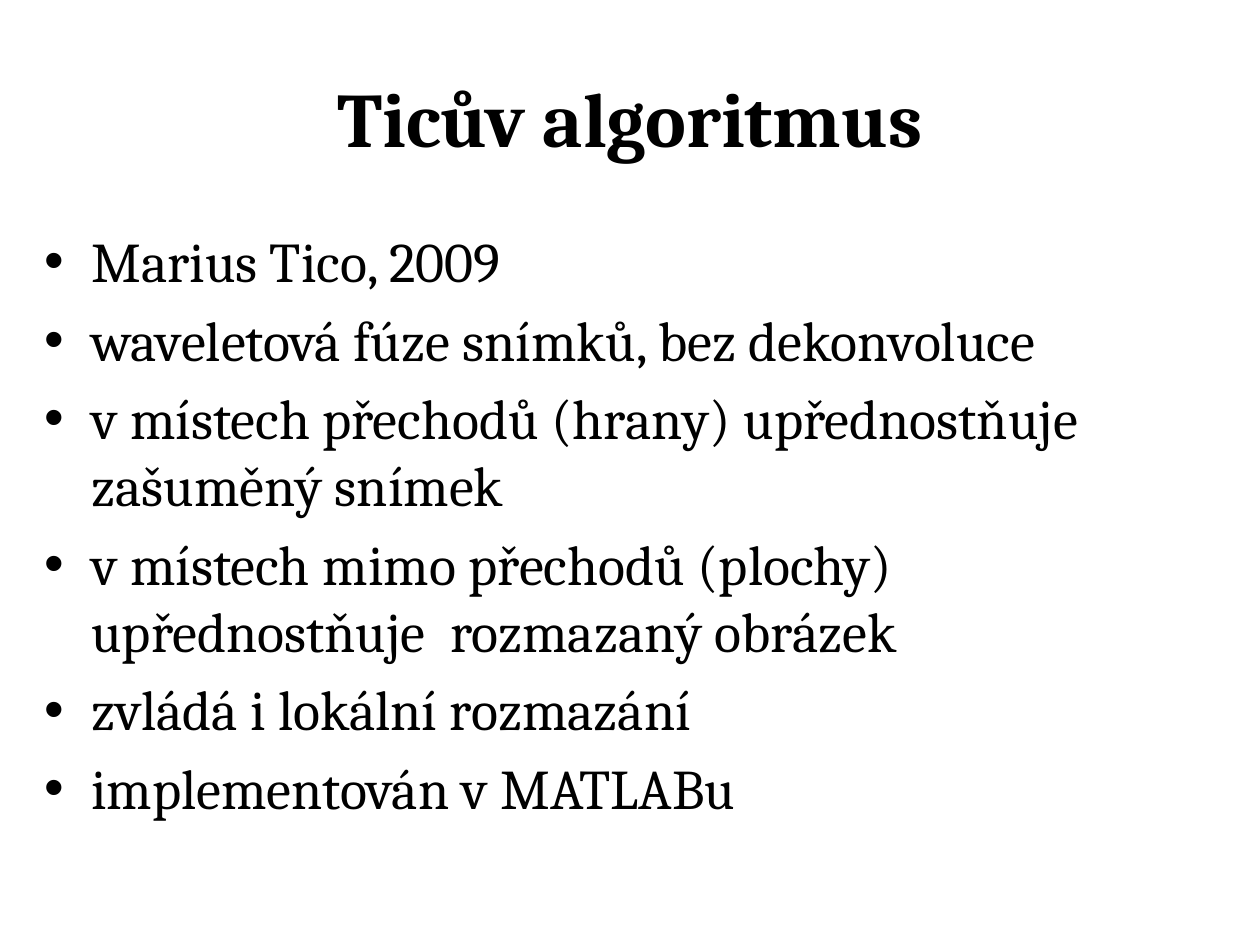
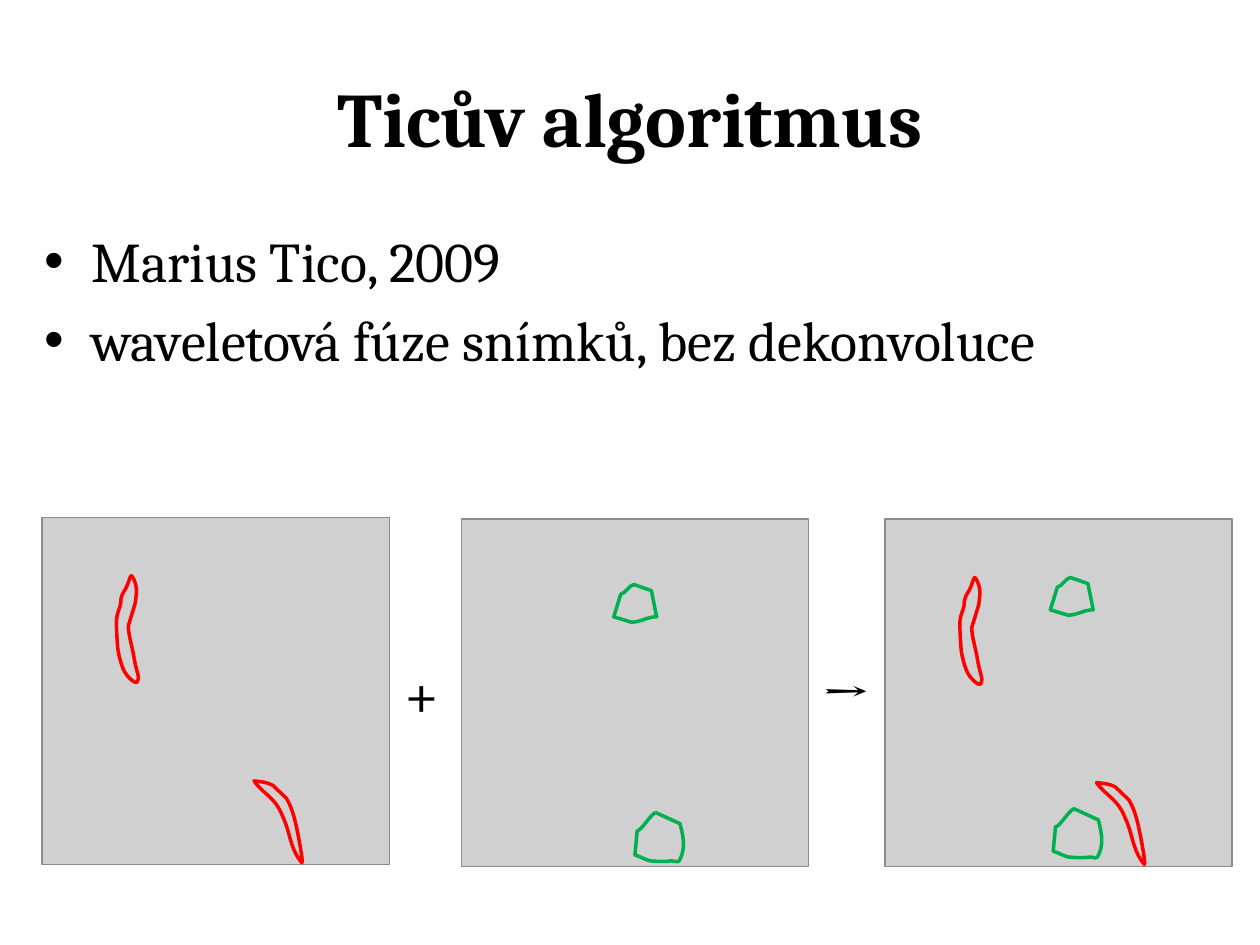
Before and after one commit to jozefsabo/Thesis, a slide deck: slide 8 of Docs/Jozef Sabo - Prezentace obhajoba.pptx. Drawn at 1260x945 pixels with LibreOffice and Linux fonts; fonts in the diff are those of the drawing; grey boxes stand for pictures. Boxes give left, top, right and bottom in pixels: in the first picture for what was removed or moved away, otherwise in the second. Text is boxed around its words. In the diff, an @@ line names an element or a change of style, - is before the commit and + after.

```diff
--- a/Docs/Jozef Sabo - Prezentace obhajoba.pptx
+++ b/Docs/Jozef Sabo - Prezentace obhajoba.pptx
@@ text at <box>91,399,1078,821</box>: paragraphs removed @@
-• v místech přechodů (hrany) upřednostňuje zašuměný snímek
-• v místech mimo přechodů (plochy) upřednostňuje rozmazaný obrázek
-• zvládá i lokální rozmazání
-• implementován v MATLABu
@@ picture added at <box>42,518,389,866</box> @@
@@ picture added at <box>461,519,809,867</box> @@
@@ picture added at <box>885,519,1232,867</box> @@
@@ freeform shape added at <box>116,576,139,683</box>, outline #FF0000 2 pt @@
@@ freeform shape added at <box>614,585,656,622</box>, outline #00B050 2 pt @@
@@ freeform shape added at <box>960,577,983,684</box>, outline #FF0000 2 pt @@
@@ freeform shape added at <box>1051,577,1094,615</box>, outline #00B050 2 pt @@
@@ text added at <box>392,648,449,737</box>, 36 pt, text #000000 @@
++
@@ text added at <box>809,646,900,736</box>, 36 pt, text #000000 @@
+→
@@ freeform shape added at <box>255,781,302,863</box>, outline #FF0000 2 pt @@
@@ freeform shape added at <box>1053,809,1102,858</box>, outline #00B050 2 pt @@
@@ freeform shape added at <box>1096,782,1144,864</box>, outline #FF0000 2 pt @@
@@ freeform shape added at <box>635,813,684,862</box>, outline #00B050 2 pt @@
```
Also in this commit, not shown: 12 other slides changed, 8 slides added, 3 slides removed, 1 other file.
